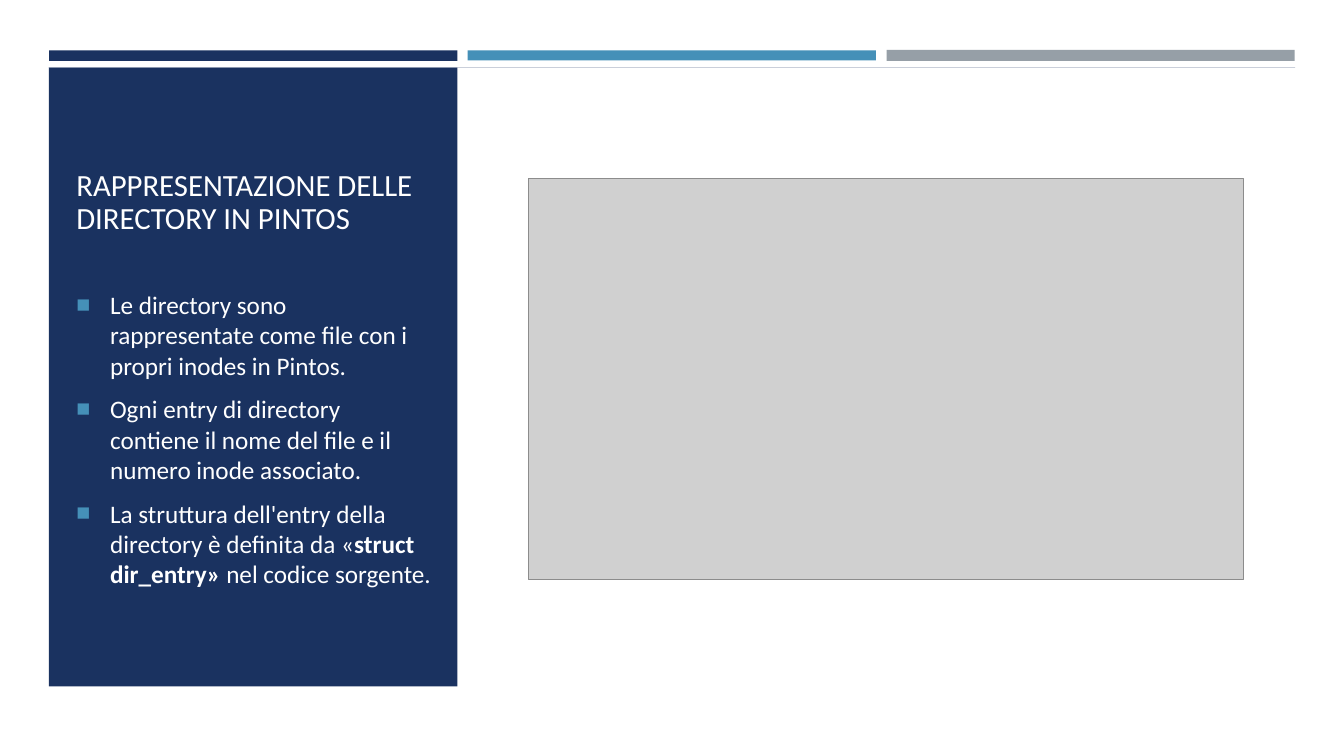
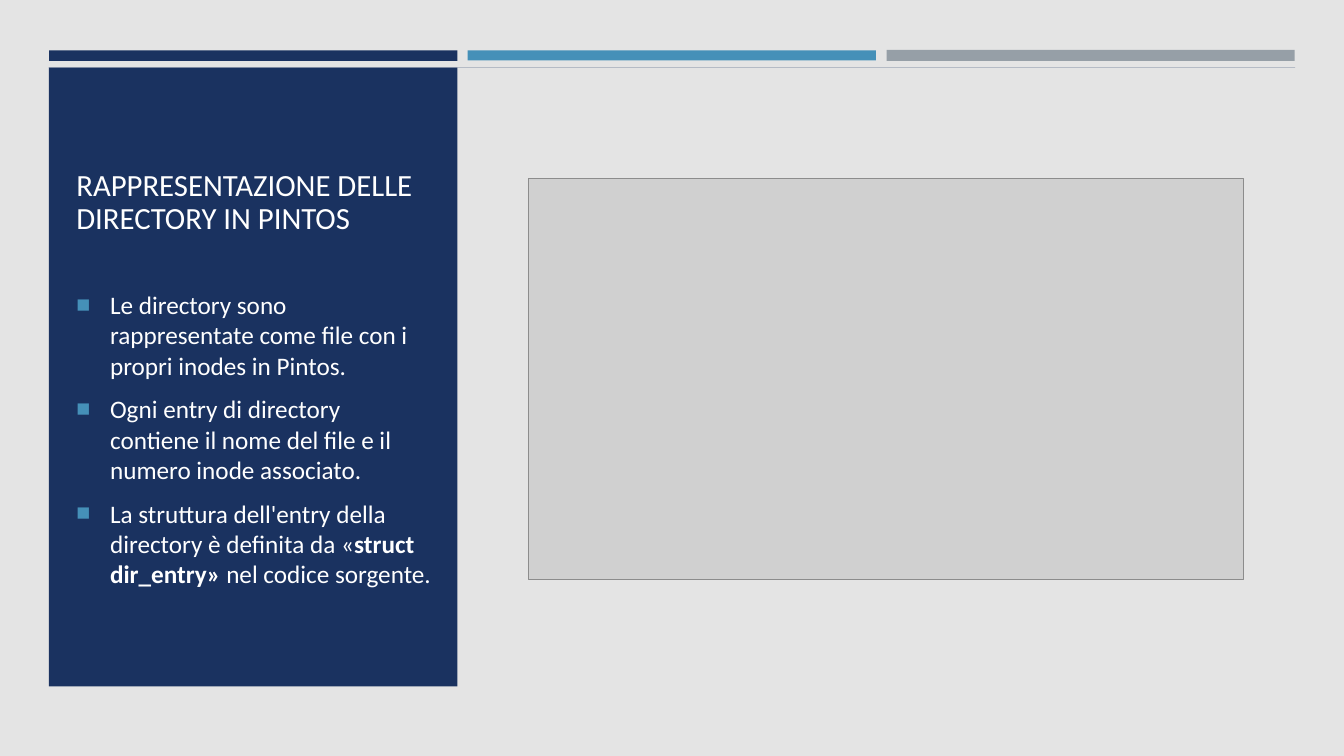
Before and after one commit to ProgrammazioneDiSistema2023-IA-ZZ/Group07, a slide deck: slide 5 of PintOS - File System.pptx. Drawn at 1344x756 pixels with LibreOffice and Linux fonts; fonts in the diff are those of the drawing; grey boxes stand for pictures. Boxes give left, top, right and bottom in pixels: in the first picture for what was removed or moved away, otherwise in the second. Text is boxed around its words. In the diff, an @@ line names an element or a change of style, - is before the commit and + after.

Commit message:
color fix

```diff
--- a/PintOS - File System.pptx
+++ b/PintOS - File System.pptx
@@ background #FFFFFF to #E4E4E4 @@
@@ rectangle at (x1=0, y1=68, x2=1344, y2=756): fill #FFFFFF to #E4E4E4 @@
```
Also in this commit, not shown: 5 other slides changed.
